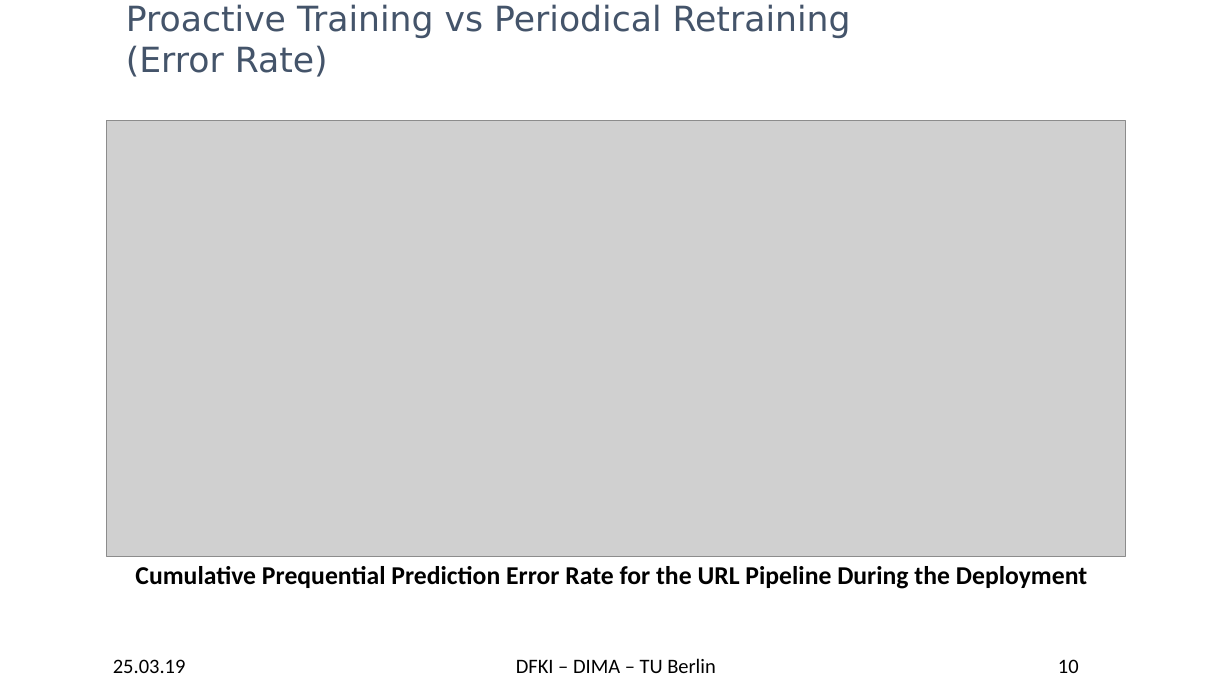
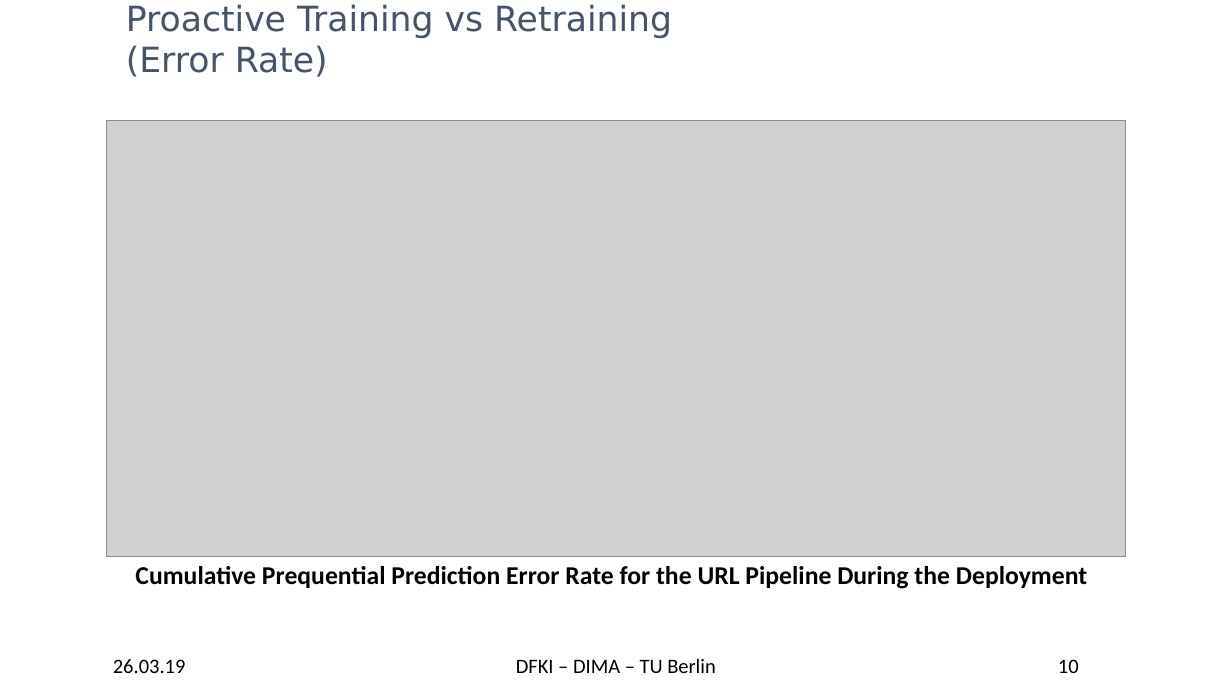
Before and after one commit to TU-Berlin-DIMA/continuous-pipeline-deployment, a slide deck: slide 10 of slides/edbt-2019/edbt-2019.pptx. Drawn at 1232x693 pixels with LibreOffice and Linux fonts; fonts in the diff are those of the drawing; grey boxes stand for pictures; background and template pictures are left out. Boxes give left, top, right and bottom in pixels: in the first picture for what was removed or moved away, otherwise in the second. Text is boxed around its words. In the diff, an @@ line names an element or a change of style, - is before the commit and + after.

```diff
--- a/slides/edbt-2019/edbt-2019.pptx
+++ b/slides/edbt-2019/edbt-2019.pptx
@@ title at bbox=[126, 4, 672, 77]: text changed @@
-Proactive Training vs Periodical Retraining
-(Error Rate)
+Proactive Training vs Retraining
+(Error Rate)
@@ text at bbox=[113, 659, 186, 673]: text changed @@
-25.03.19
+26.03.19
```
Also in this commit, not shown: 29 other slides changed.
